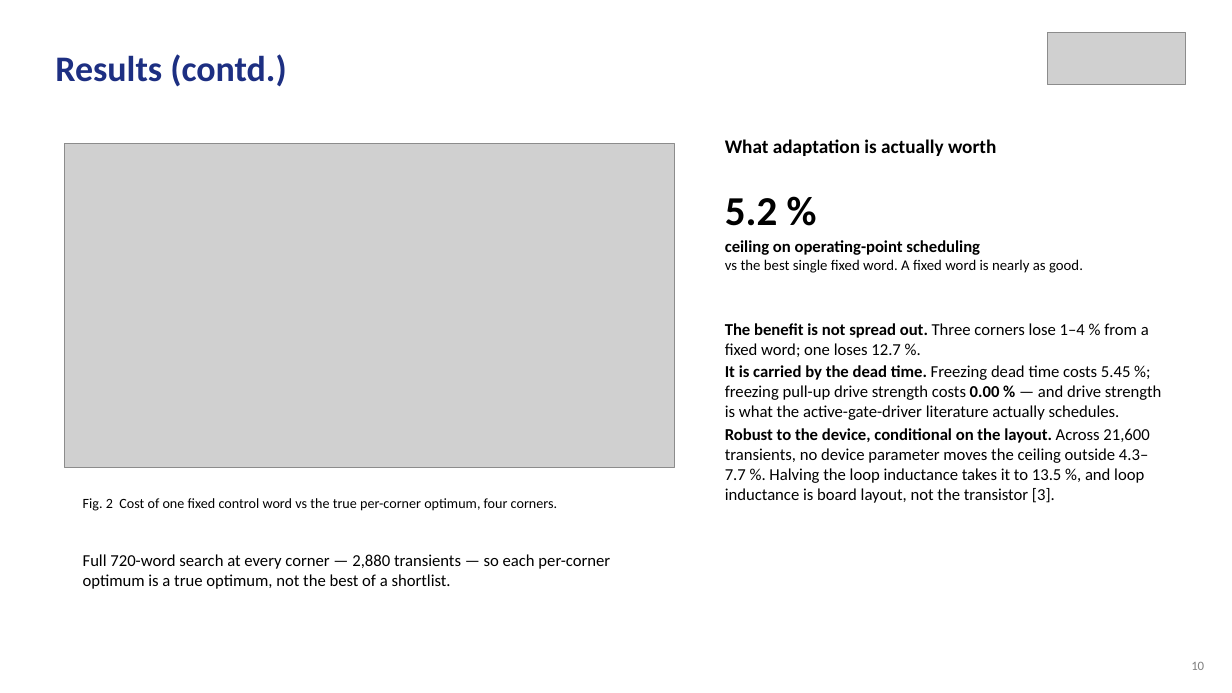
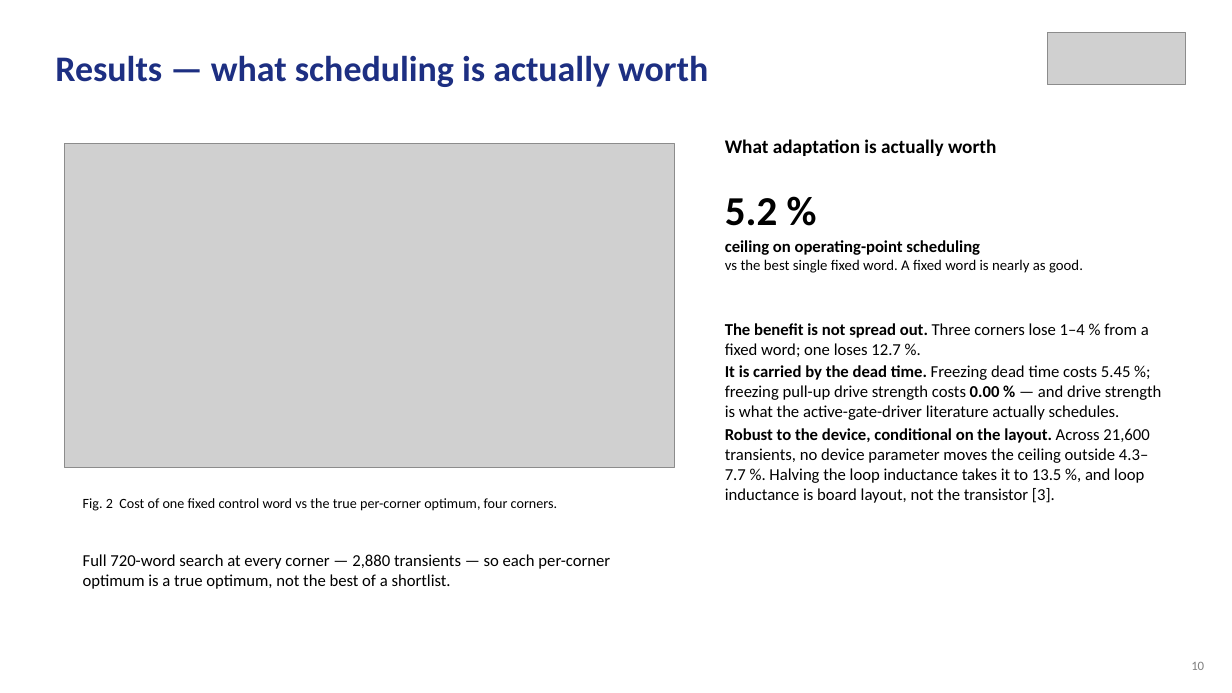
Before and after one commit to Amritha902/gan-driver, a slide deck: slide 10 of review/Review1_GaN_Segmented_Gate_Driver.pptx. Drawn at 1232x693 pixels with LibreOffice and Linux fonts; fonts in the diff are those of the drawing; grey boxes stand for pictures. Boxes give left, top, right and bottom in pixels: in the first picture for what was removed or moved away, otherwise in the second. Text is boxed around its words. In the diff, an @@ line names an element or a change of style, - is before the commit and + after.

```diff
--- a/review/Review1_GaN_Segmented_Gate_Driver.pptx
+++ b/review/Review1_GaN_Segmented_Gate_Driver.pptx
@@ text at bbox=[55, 55, 708, 87]: text changed @@
-Results (contd.)
+Results — what scheduling is actually worth
```
Also in this commit, not shown: 6 other slides changed, 2 slides added, 7 other files.
